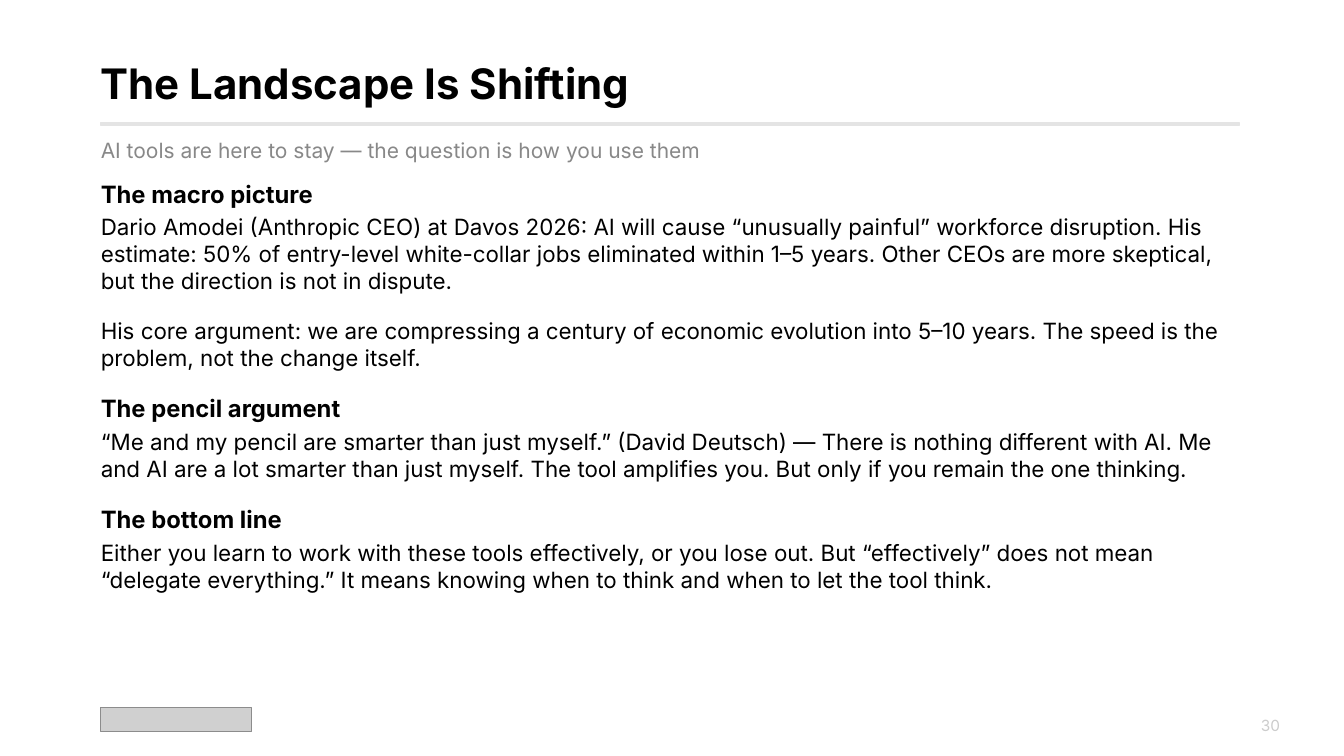
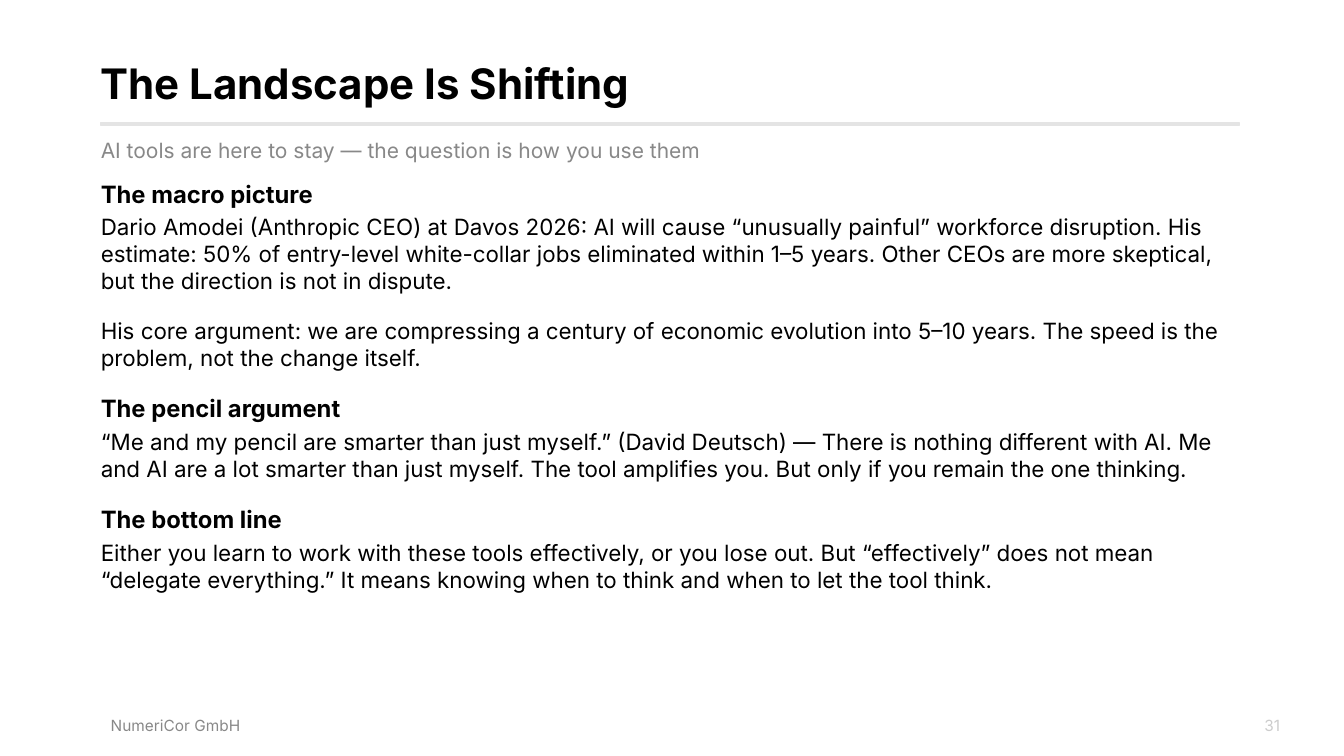
Before and after one commit to karabelaselias/claude-code-workshop-2026, a slide deck: slide 31 of claude_code_workshop_v2.pptx (slide 30 before the commit). Drawn at 1344x756 pixels with LibreOffice and Linux fonts; fonts in the diff are those of the drawing; grey boxes stand for pictures. Boxes give left, top, right and bottom in pixels: in the first picture for what was removed or moved away, otherwise in the second. Text is boxed around its words. In the diff, an @@ line names an element or a change of style, - is before the commit and + after.

```diff
--- a/claude_code_workshop_v2.pptx
+++ b/claude_code_workshop_v2.pptx
@@ picture removed at <box>101,708,252,731</box> @@
@@ text added at <box>111,719,240,731</box>, 11 pt, text #888888 @@
+NumeriCor GmbH
@@ text at <box>1264,720,1280,731</box>: text changed @@
-30
+31
```
Also in this commit, not shown: 29 other slides changed, 4 slides added, 3 slides removed.
